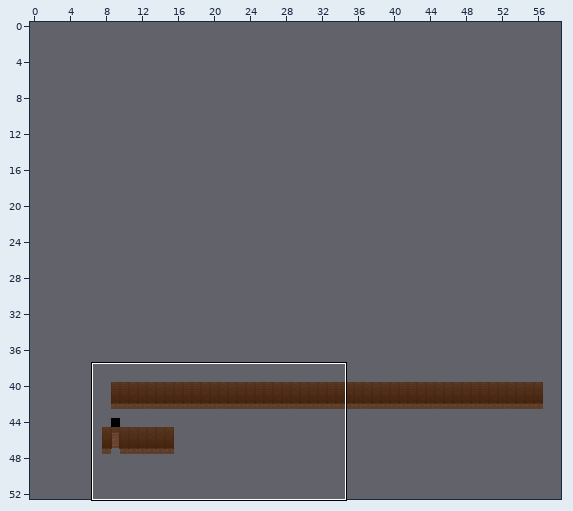
Two versions of a level (Tiled map, Trunk/Resources/Maison Gods.tmx). Above, an overview of the earlier version with the close-up marked.
Close-up. Before the commit:
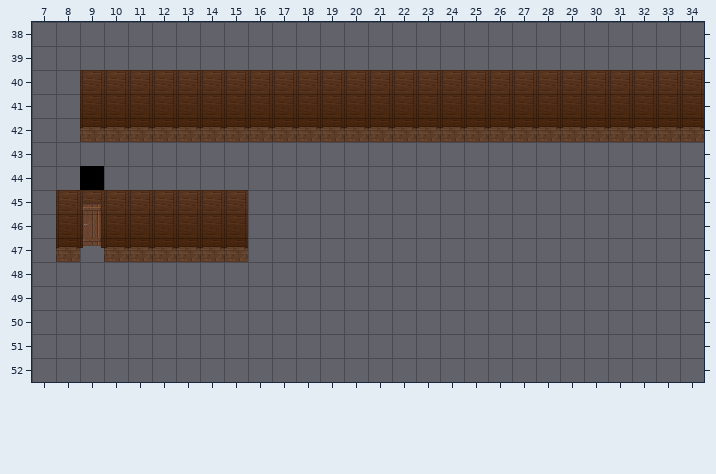
Cells are 32x32 px. Shown: x 7..34, y 38..52. The commit also changed other parts of the map, which this record leaves out. Not drawn, because the pictures are missing: unchanged layer "Tile Layer 1".
And afterwards:
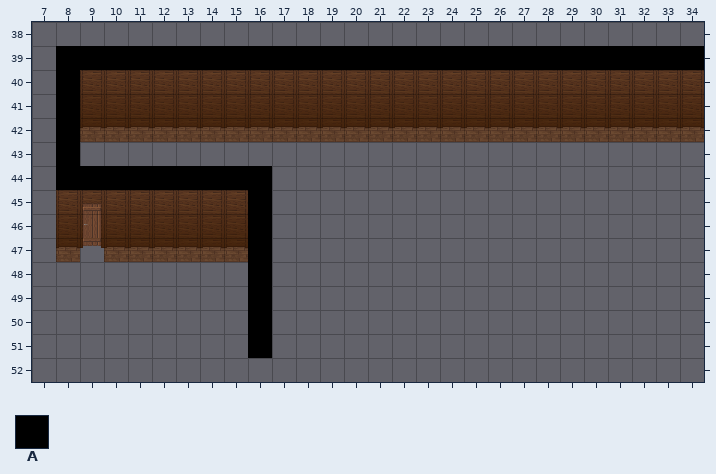
Key: from "Woodland Indoor": A 3.
_ is an empty cell.
The exact change:
Layer "Tile Layer 4":
y 39: x 8..34 ___________________________ -> AAAAAAAAAAAAAAAAAAAAAAAAAAA
y 40..43: x 8 _ -> A
y 44: x 8 _ -> A; x 10..16 _______ -> AAAAAAA
y 45..51: x 16 _ -> A
Boxes around the changes in both close-ups, in picture pixels (x1, y1, x2, y2):
added: (56, 46, 704, 358)
